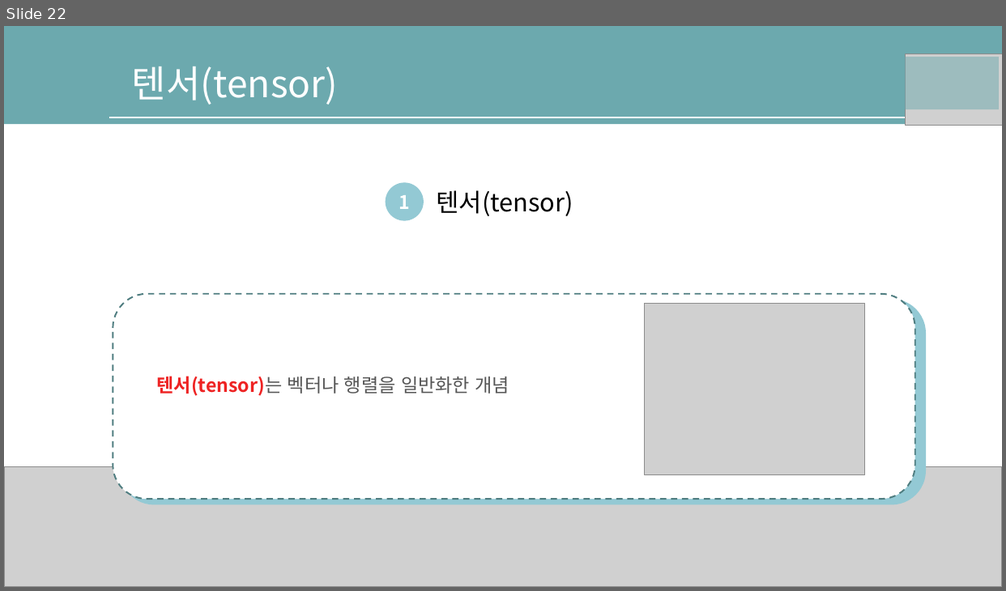
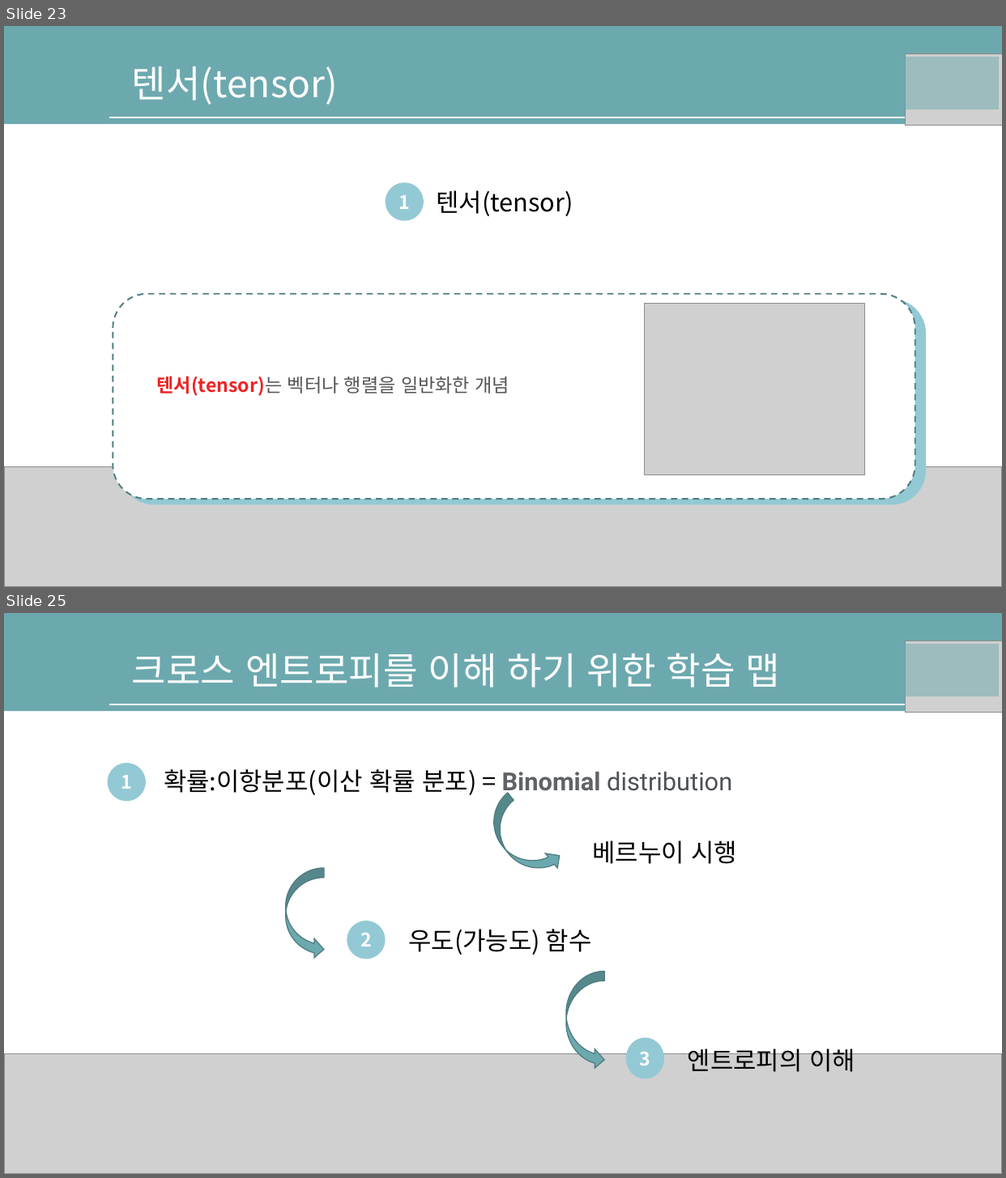
Before and after one commit to nqwrt/ai_doucument, a slide deck: AI-딥러닝을위한-수학공식.pptx. Shown one above the other, each under a label of ours: slide 22 before the commit, slides 23 and 25 after it; the slides between them are not shown. The pictures are 1006x591 and 1006x1178 pixels, drawn with LibreOffice and Linux fonts; fonts in the diff are those of the drawing; grey boxes stand for pictures; background and template pictures are left out. Boxes give left, top, right and bottom in pixels: in the first picture for what was removed or moved away, otherwise in the second. Text is boxed around its words. In the diff, an @@ line names an element or a change of style, - is before the commit and + after.

```diff
--- a/AI-딥러닝을위한-수학공식.pptx
+++ b/AI-딥러닝을위한-수학공식.pptx
@@ slide 25 added at (4, 613, 1002, 1174), background #FFFFFF; not listed: 2 template elements that a slide beside it also shows @@
@@ text added at (132, 653, 781, 688), 36 pt, text #FFFFFF @@
+크로스 엔트로피를 이해 하기 위한 학습 맵
@@ rectangle added at (902, 644, 999, 697), fill #6CA9AE at 50% opacity @@
@@ picture added at (906, 641, 1002, 712) @@
@@ ellipse added at (108, 763, 146, 801), fill #93C9D4, 18 pt, text #FFFFFF, bold @@
+1
@@ text added at (164, 769, 732, 798), 24 pt, text #000000 @@
+확률:이항분포(이산 확률 분포) = Binomial distribution
@@ curved right arrow added at (479, 793, 566, 888), fill #6CA9AE, outline #507D81 1 pt @@
@@ text added at (593, 841, 738, 864), 24 pt, text #000000 @@
+베르누이 시행
@@ curved right arrow added at (286, 868, 324, 960), fill #6CA9AE, outline #507D81 1 pt @@
@@ ellipse added at (347, 921, 385, 959), fill #93C9D4, 18 pt, text #FFFFFF, bold @@
+2
@@ text added at (408, 929, 592, 955), 24 pt, text #000000 @@
+우도(가능도) 함수
@@ curved right arrow added at (566, 972, 604, 1070), fill #6CA9AE, outline #507D81 1 pt @@
@@ ellipse added at (626, 1038, 664, 1080), fill #93C9D4, 18 pt, text #FFFFFF, bold @@
+3
@@ text added at (688, 1045, 855, 1072), 24 pt, text #000000 @@
+엔트로피의 이해
@@ picture added at (4, 1054, 1002, 1174) @@
@@ what was slide 22 is now slide 23 @@
```
Also in this commit, not shown: 20 other slides added.
